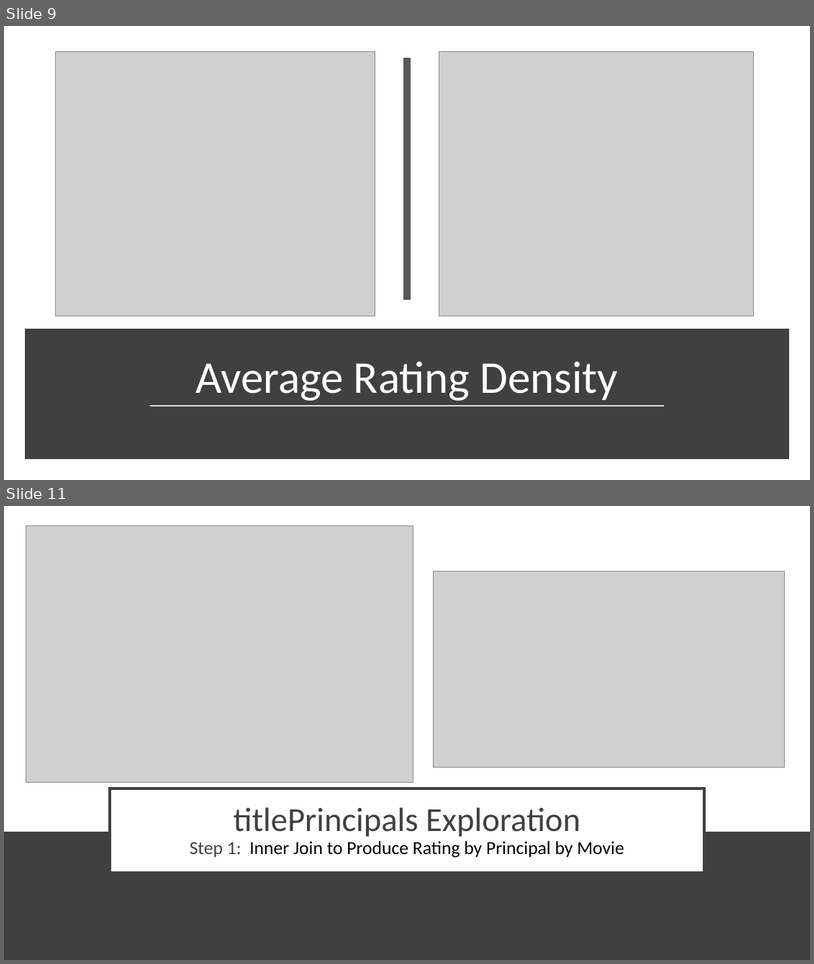
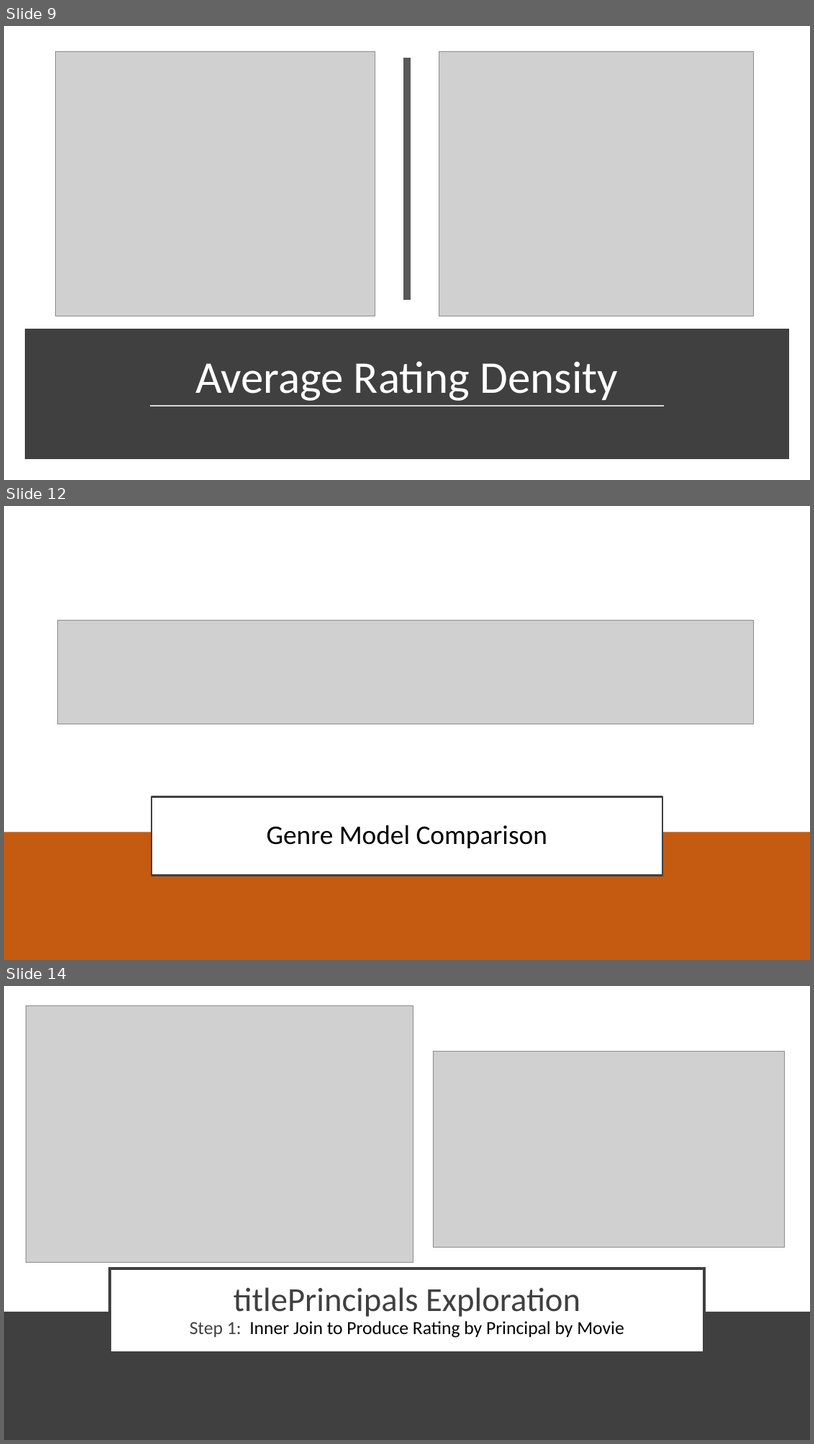
Before and after one commit to dniedermier-cscc/Scrum-Lords-Capstone-2018, a slide deck: Presentation/ScrumLords_Capstone.pptx. Shown one above the other, each under a label of ours: slides 9 and 11 before the commit, slides 9, 12 and 14 after it; the slides between them are not shown. The pictures are 814x964 and 814x1444 pixels, drawn with LibreOffice and Linux fonts; fonts in the diff are those of the drawing; grey boxes stand for pictures. Boxes give left, top, right and bottom in pixels: in the first picture for what was removed or moved away, otherwise in the second. Text is boxed around its words. In the diff, an @@ line names an element or a change of style, - is before the commit and + after.

```diff
--- a/Presentation/ScrumLords_Capstone.pptx
+++ b/Presentation/ScrumLords_Capstone.pptx
@@ slide 12 added at (4,506,810,960), background #FFFFFF @@
@@ picture added at (58,620,754,723) @@
@@ rectangle added at (152,796,663,875), fill #FFFFFF, outline #404040 2.5 pt, 32 pt, text #000000 @@
+Genre Model Comparison
@@ rectangle added at (4,831,810,960), fill #C55A11 @@
@@ what was slide 11 is now slide 14 @@
```
Also in this commit, not shown: 9 slides changed, 4 other slides added, 1 slide removed, 1 other file.
